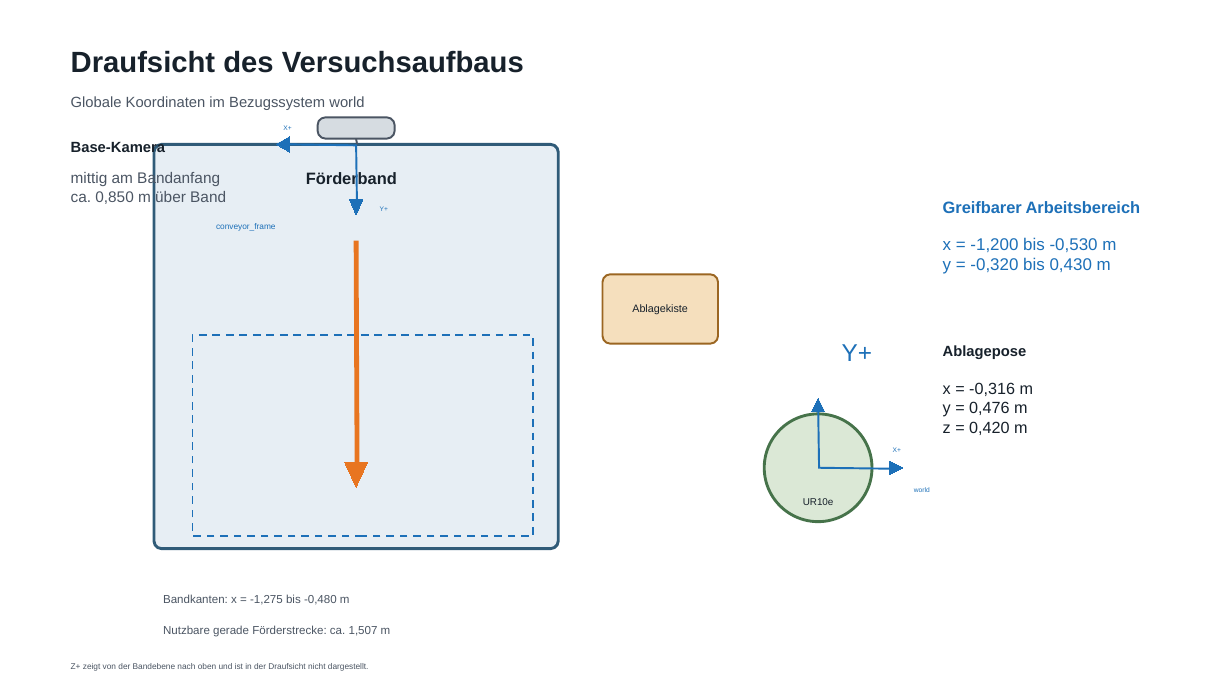
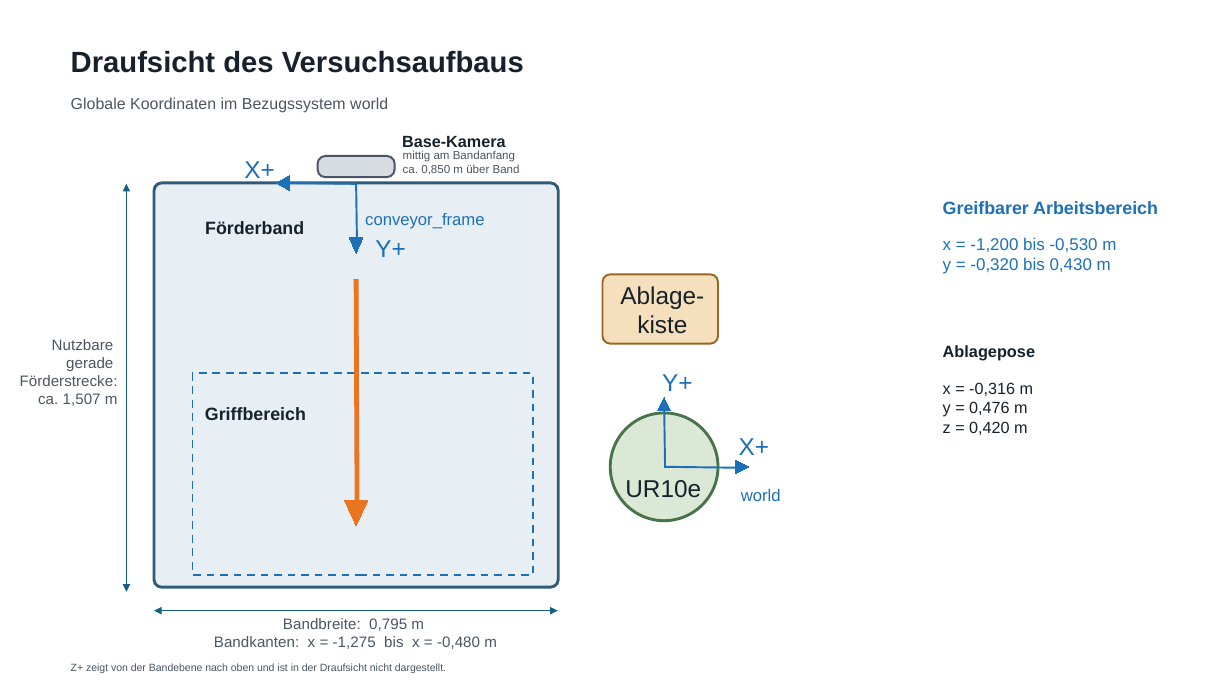
Before and after one commit to Luze212/roboter_tetris, a slide deck: slide 1 of Projektbericht/abbildungen/systemskizzen_layout_v02.pptx. Drawn at 1232x693 pixels with LibreOffice and Linux fonts; fonts in the diff are those of the drawing. Boxes give left, top, right and bottom in pixels: in the first picture for what was removed or moved away, otherwise in the second. Text is boxed around its words. In the diff, an @@ line names an element or a change of style, - is before the commit and + after.

```diff
--- a/Projektbericht/abbildungen/systemskizzen_layout_v02.pptx
+++ b/Projektbericht/abbildungen/systemskizzen_layout_v02.pptx
@@ text "Globale Koordinaten im Bezugssystem world" at [71,97,388,113]: size 11.5 to 12.5 pt @@
@@ line removed from (356, 139) to (357, 144) @@
@@ text "Base-Kamera": place and size @@
-text "Base-Kamera" at [71,142,165,155]
+text "Base-Kamera" at [402,136,505,151]
@@ text "Base-Kamera" at [402,136,505,151]: size 11.5 to 12.6 pt @@
@@ text "mittig am Bandanfang": place and size @@
-text "mittig am Bandanfang" at [71,171,226,205]
+text "mittig am Bandanfang" at [403,150,520,175]
@@ text "mittig am Bandanfang" at [403,150,520,175]: size 12 to 9 pt @@
@@ text "X+": place and size @@
-text "X+" at [283,125,291,130]
+text "X+" at [244,161,274,184]
@@ double arrow added from (127, 592) to (127, 184), #156082 1 pt @@
@@ 3 triangles, 3 lines, 2 rounded rectangles, 1 rectangle: place and size @@
-3 triangles, 3 lines, 2 rounded rectangles, 1 rectangle at [154,117,559,549]
+3 triangles, 3 lines, 2 rounded rectangles, 1 rectangle at [154,156,559,588]
@@ text "conveyor_frame": place and size @@
-text "conveyor_frame" at [216,223,276,231]
+text "conveyor_frame" at [365,213,484,229]
@@ text "conveyor_frame" at [365,213,484,229]: size 6.5 to 13 pt @@
@@ text "Greifbarer Arbeitsbereich" at [943,201,1158,214]: size 12.7 to 13.9 pt @@
@@ text "Förderband": place and size @@
-text "Förderband" at [306,171,397,188]
+text "Förderband" at [205,221,304,234]
@@ text "Förderband" at [205,221,304,234]: size 12.7 to 13.9 pt; alignment centre to left @@
@@ text "Y+": place and size @@
-text "Y+" at [380,206,388,211]
+text "Y+" at [375,240,405,257]
@@ text at [620,286,704,334]: text changed; size 8.4 to 19 pt @@
-Ablagekiste
+Ablage- kiste
@@ text at [20,339,118,406]: text changed; size 9 to 11.9 pt @@
-Nutzbare gerade Förderstrecke: ca. 1,507 m
+Nutzbare
+gerade
+Förderstrecke:
+ca. 1,507 m
@@ text "Ablagepose" at [943,345,1035,361]: size 11.5 to 12.7 pt @@
@@ text "Y+": place and size @@
-text "Y+" at [842,344,872,361]
+text "Y+" at [662,374,692,391]
@@ text added at [205,407,306,420], 13.9 pt, text #17212B, bold @@
+Griffbereich
@@ size 5.2 to 19 pt in 3 elements at [375,240,405,257], [244,161,274,184], [739,438,769,455] @@
@@ text "X+": place and size @@
-text "X+" at [893,447,901,452]
+text "X+" at [739,438,769,455]
@@ text "UR10e": place and size @@
-text "UR10e" at [803,498,834,505]
+text "UR10e" at [625,480,701,503]
@@ text "UR10e" at [625,480,701,503]: size 7.7 to 19 pt @@
@@ 2 lines, 2 triangles, 1 ellipse: place and size @@
-2 lines, 2 triangles, 1 ellipse at [764,398,903,522]
+2 lines, 2 triangles, 1 ellipse at [610,397,750,521]
@@ text "world": place and size @@
-text "world" at [914,487,930,492]
+text "world" at [741,489,781,501]
@@ text "world" at [741,489,781,501]: size 5.2 to 13 pt @@
@@ double arrow added from (154, 611) to (558, 611), #156082 1 pt @@
@@ text at [214,618,497,649]: text changed; size 9 to 11.9 pt @@
-Bandkanten: x = -1,275 bis -0,480 m
+Bandbreite: 0,795 m
+Bandkanten: x = -1,275 bis x = -0,480 m
@@ text "Z+ zeigt von der Bandebene ..." at [71,663,446,673]: size 6.5 to 8.2 pt @@
```
Also in this commit, not shown: 1 other slide changed, 18 other files.
